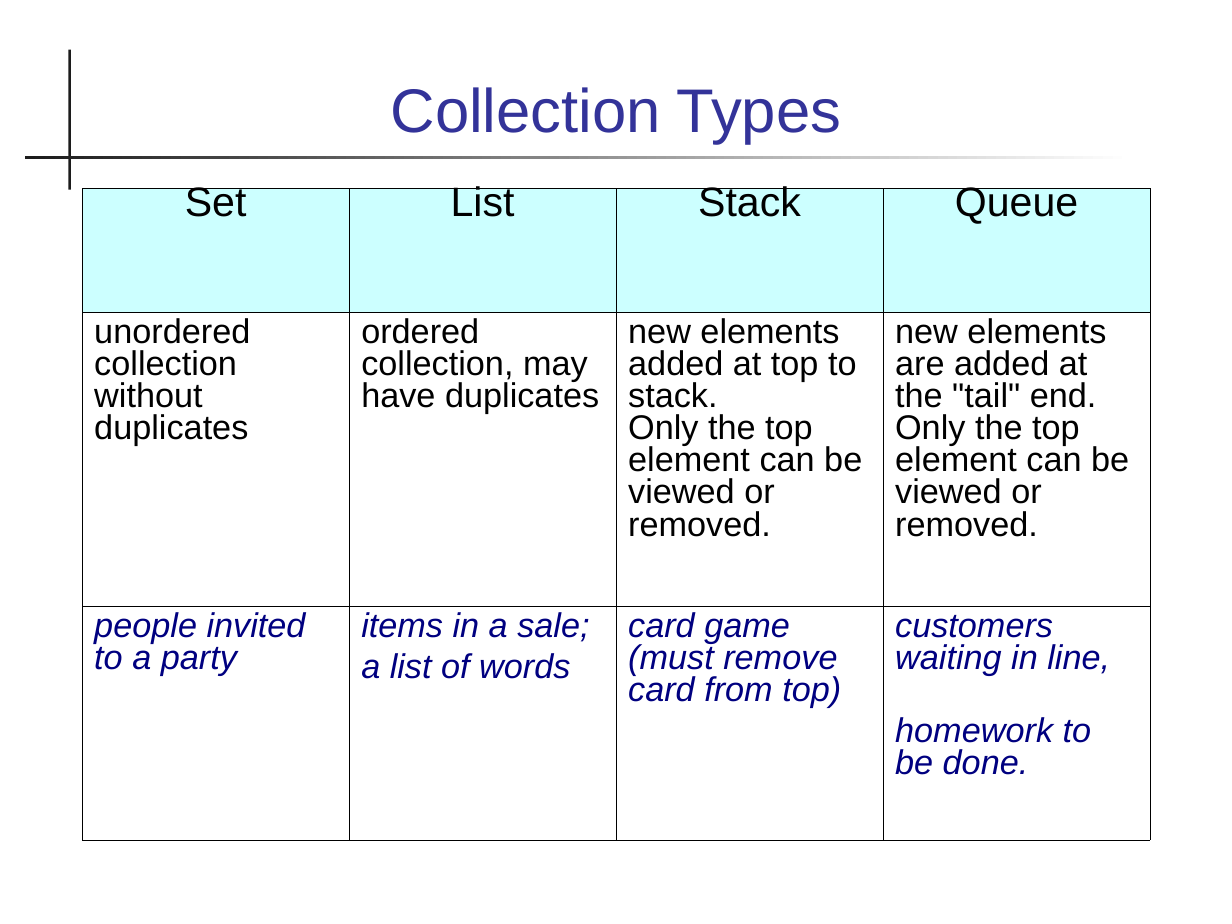
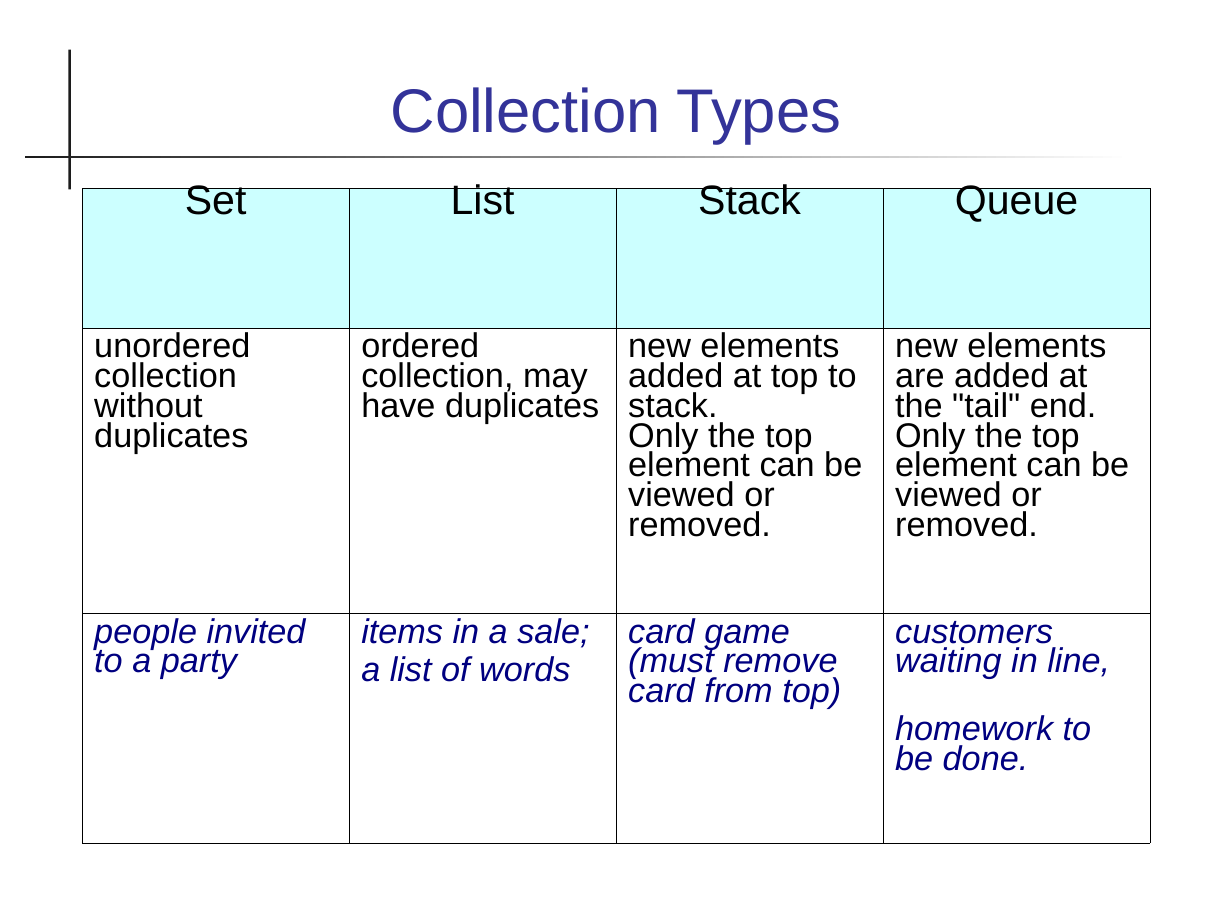
Before and after one commit to skeoop/skeoop.github.io, a slide deck: slide 3 of week4/Collections.ppt. Drawn at 1232x924 pixels with LibreOffice and Linux fonts; fonts in the diff are those of the drawing. Boxes give left, top, right and bottom in pixels: in the first picture for what was removed or moved away, otherwise in the second. Text is boxed around its words. In the diff, an @@ line names an element or a change of style, - is before the commit and + after.

```diff
--- a/week4/Collections.ppt
+++ b/week4/Collections.ppt
@@ table at (83, 188, 1152, 843) @@
@@ line spacing 0.6 to 0.56 @@
@@ line spacing 0.84 to 0.78 @@
```
Also in this commit, not shown: 3 other slides changed, 2 slides added, 1 other file.
